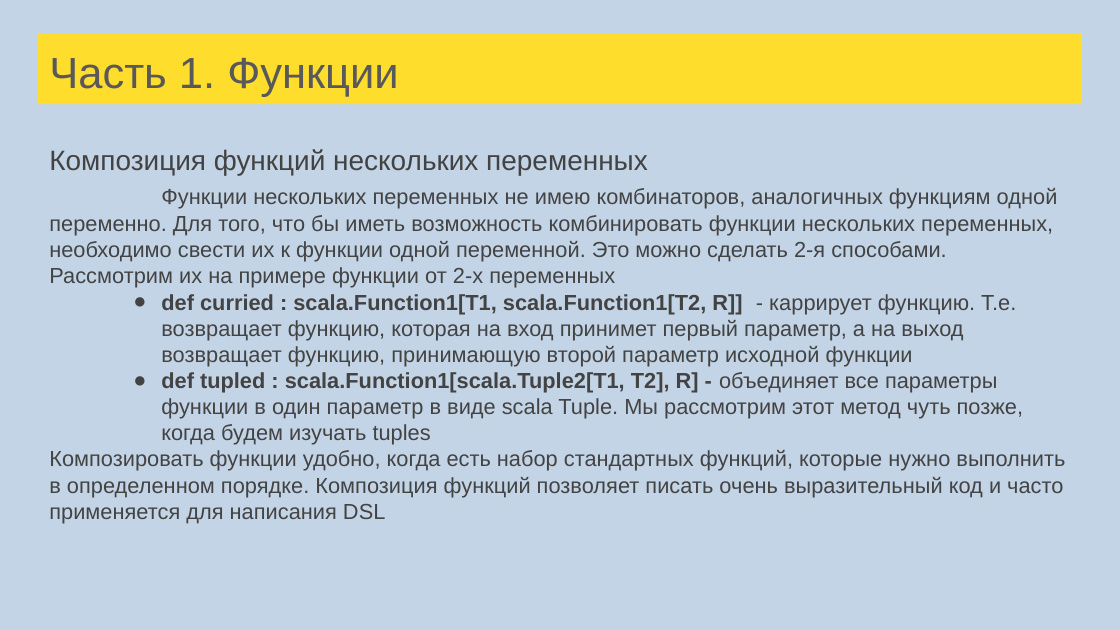
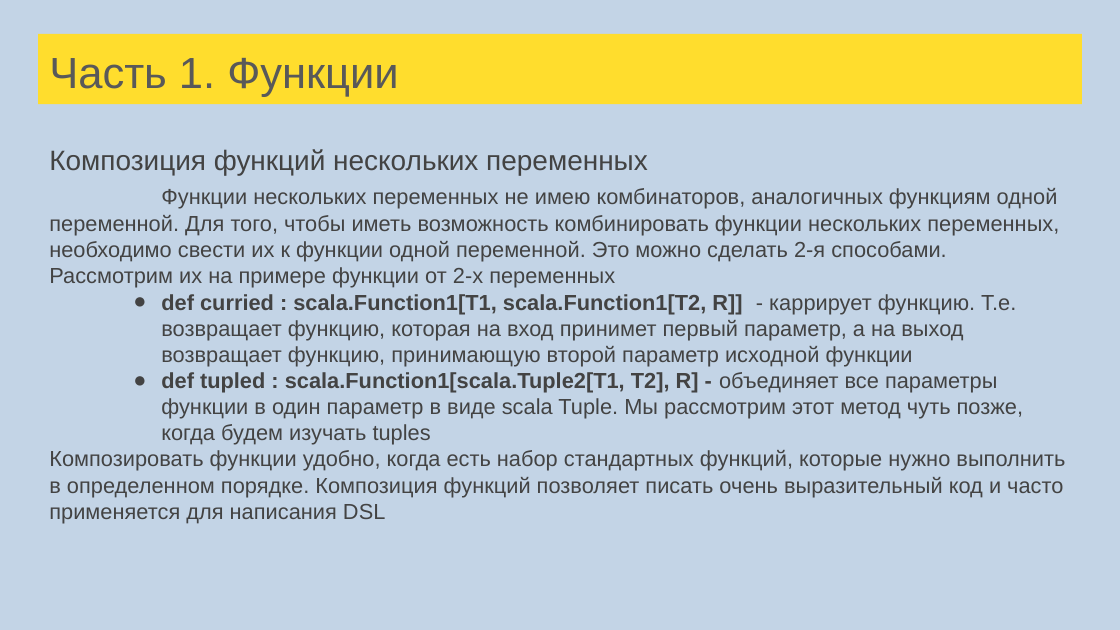
Before and after one commit to sergeypopov83/scala-school, a slide deck: slide 27 of src/main/resources/Лекции Scala для FinTech.pptx. Drawn at 1120x630 pixels with LibreOffice and Linux fonts; fonts in the diff are those of the drawing. Boxes give left, top, right and bottom in pixels: in the first picture for what was removed or moved away, otherwise in the second. Text is boxed around its words. In the diff, an @@ line names an element or a change of style, - is before the commit and + after.

Commit message:
Fix in SQLAPI and Computation fix typos in lectures

```diff
--- a/src/main/resources/Лекции Scala для FinTech.pptx
+++ b/src/main/resources/Лекции Scala для FinTech.pptx
@@ text at [49, 188, 1059, 288]: text changed @@
-Функции нескольких переменных не имею комбинаторов, аналогичных функциям одной переменно. Для того, что бы иметь возможность комбинировать функции нескольких переменных, необходимо свести их к функции одной переменной. Это можно сделать 2-я способами. Рассмотрим их на примере функции от 2-х переменных
+Функции нескольких переменных не имею комбинаторов, аналогичных функциям одной переменной. Для того, чтобы иметь возможность комбинировать функции нескольких переменных, необходимо свести их к функции одной переменной. Это можно сделать 2-я способами. Рассмотрим их на примере функции от 2-х переменных
```
Also in this commit, not shown: 7 other slides changed, 3 other files.
